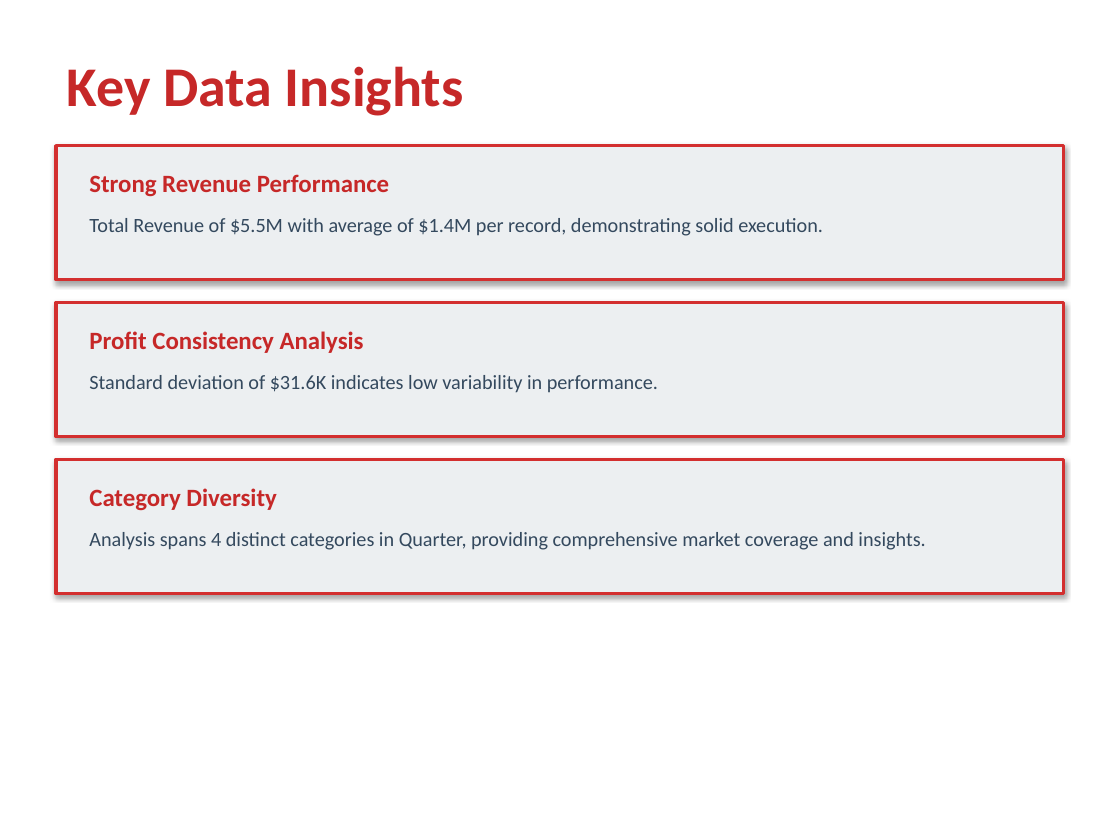
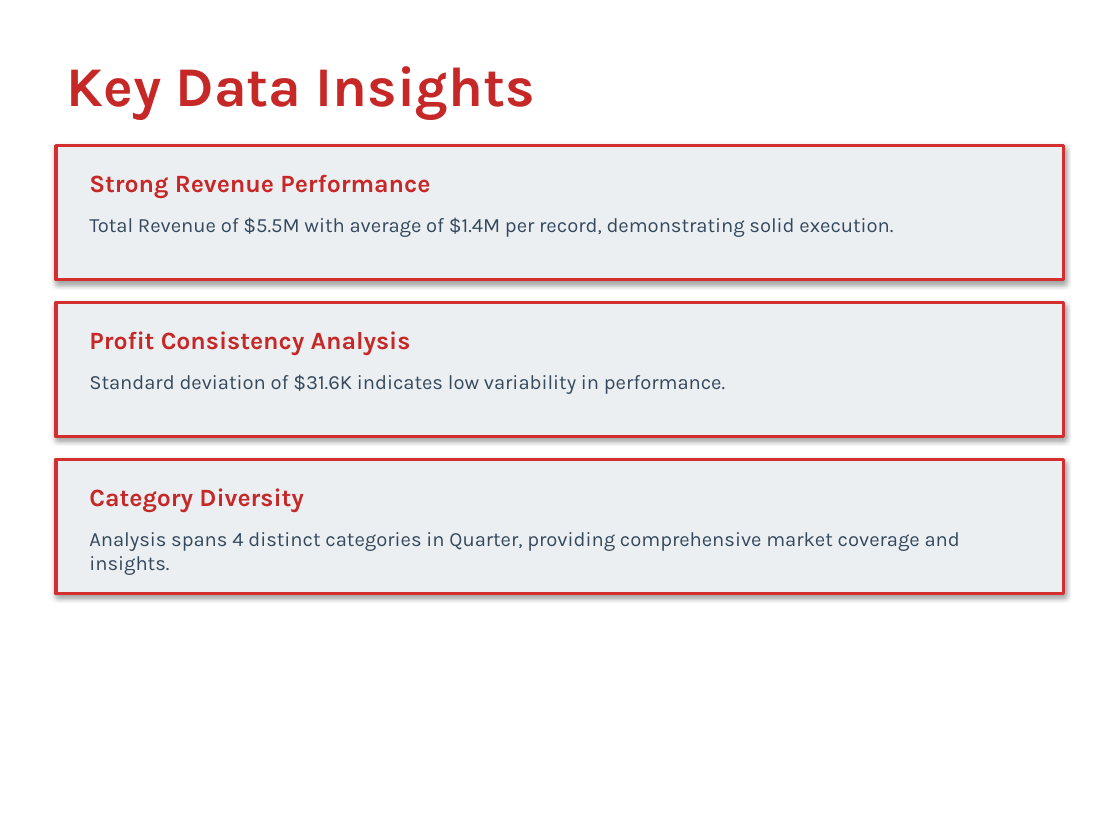
Before and after one commit to gaurav13407/FINEDECK-Excel-to-PPT-, a slide deck: slide 7 of examples/demo_PPT/backend_test_output.pptx. Drawn at 1120x840 pixels with LibreOffice and Linux fonts; fonts in the diff are those of the drawing. Boxes give left, top, right and bottom in pixels: in the first picture for what was removed or moved away, otherwise in the second. Text is boxed around its words. In the diff, an @@ line names an element or a change of style, - is before the commit and + after.

```diff
--- a/examples/demo_PPT/backend_test_output.pptx
+++ b/examples/demo_PPT/backend_test_output.pptx
@@ font Calibri to Karla in 7 elements at (67,66,535,120), (89,174,430,198), (89,217,893,237), (89,331,411,355), (89,374,725,394), (89,488,303,512), (89,532,960,575) @@
```
Also in this commit, not shown: 9 other slides changed, 22 other files.
